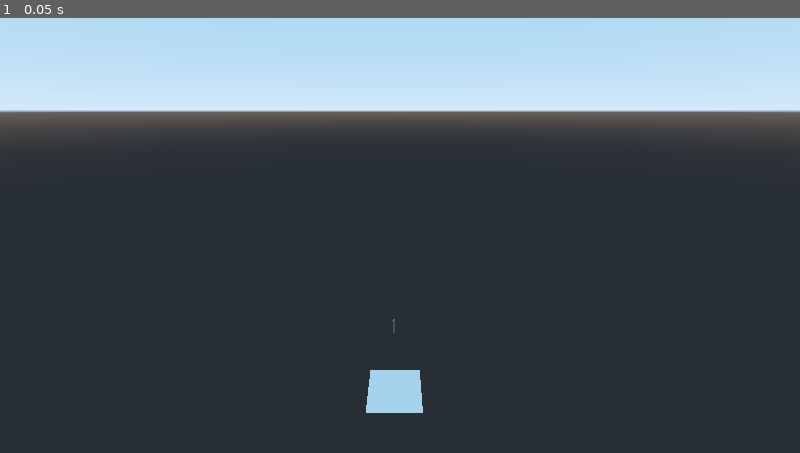
Above: before the commit, frame 1.
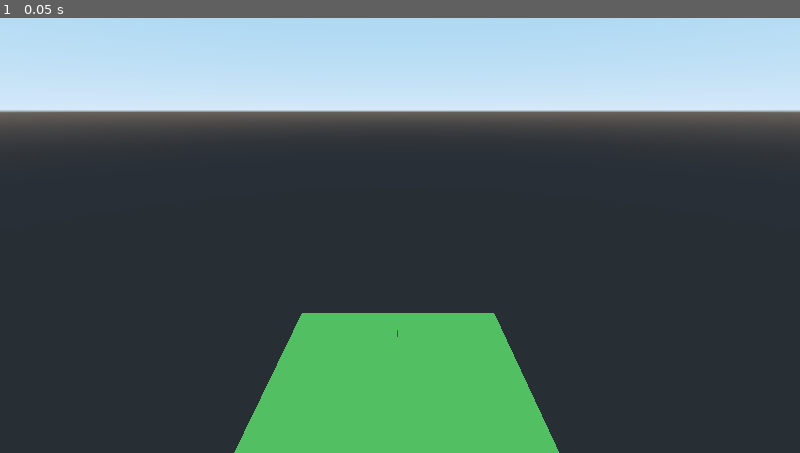
Above: after the commit, the same moment.

Repository: rdaa/AIRLander
Game: Godot game, scene res://Main.tscn
The game is run twice, just before and just after one commit, with the same random seed, the same clock (stepped at 60 frames per second) and the same inputs.
Inputs:
- Up to frame 1 (0.05 s): no input

The runs differ from the first frame. In frame 1, 10% of the frame differs, in the area x 29-70%, y 67-100%.

Commit message:
Empieza a funcionar...

Diff:
--- a/AIRLander/Main.gd
+++ b/AIRLander/Main.gd
@@ -7,27 +7,39 @@
 
 onready var Starship_scene = preload("res://Starship.tscn")
 
-var pos = Vector2(200.0,10.0)
-var vel = Vector2(0.0,200.0)
+var pos = Vector2(0.0,500.0)
+var vel = Vector2(0.0,0.0)
 var gamma = Vector2(0.0,0.0)
 var theta = 90
 var s1
 var ss
+#GA
+var popSize = 1
+var pop = []
+var genes = []
+
 #var s2 = s.new(Vector2(50.0,30.0),vel,gamma)
 
 
 # Called when the node enters the scene tree for the first time.
 func _ready():
 
+
 	s1 = s.new(pos,vel,gamma)
 	s1.name = "hola"
 	add_child(s1)
 	#s1.crear()
-	s1.update()
+	#s1.update()
 	#ss = Starship_scene.instance()
 	#add_child(ss)
+	for i in range(popSize):
+		ss = s.new(pos,vel,gamma)
+		ss.name = "Starship"+str(i)
+		pop.append(ss)
+		add_child(ss)
 
 # Called every frame. 'delta' is the elapsed time since the previous frame.
 func _process(delta):
-	s1.update()
+	for starship in pop:
+		starship.update()
 	#print(nuevas.r,nuevas.theta)
--- a/AIRLander/Main.tscn
+++ b/AIRLander/Main.tscn
@@ -1,19 +1,46 @@
-[gd_scene load_steps=3 format=2]
+[gd_scene load_steps=7 format=2]
 
 [ext_resource path="res://Main.gd" type="Script" id=1]
 
-[sub_resource type="PlaneMesh" id=1]
-size = Vector2( 200, 200 )
+[sub_resource type="CubeMesh" id=1]
+
+[sub_resource type="SpatialMaterial" id=2]
+albedo_color = Color( 0.717647, 0.494118, 0.494118, 1 )
+
+[sub_resource type="CubeMesh" id=3]
+size = Vector3( 2000, 0.1, 2000 )
+
+[sub_resource type="SpatialMaterial" id=4]
+albedo_color = Color( 0.513726, 0.909804, 0.415686, 1 )
+
+[sub_resource type="BoxShape" id=5]
+extents = Vector3( 2000, 0.1, 2000 )
 
 [node name="Main" type="Node"]
 script = ExtResource( 1 )
 
 [node name="Camera" type="Camera" parent="."]
-transform = Transform( 1, 0, 0, 0, 0.951545, 0.30751, 0, -0.30751, 0.951545, 19.809, 1000, 1000 )
+transform = Transform( 1, 0, 0, 0, 0.951545, 0.30751, 0, -0.30751, 0.951545, 19.809, 2000, 2000 )
 far = 8192.0
 
-[node name="MeshInstance" type="MeshInstance" parent="."]
+[node name="StarshipContainer" type="Node" parent="."]
+
+[node name="rot" type="Spatial" parent="."]
+transform = Transform( 0.604023, -0.719846, 0.34202, 0.766044, 0.642788, 0, -0.219846, 0.262003, 0.939693, 0, 0, 0 )
+visible = false
+
+[node name="lin" type="Spatial" parent="rot"]
+transform = Transform( 1, 0, 0, 0, 1, 0, 0, 0, 1, 0, 0, 5 )
+
+[node name="MeshInstance" type="MeshInstance" parent="rot/lin"]
 mesh = SubResource( 1 )
-material/0 = null
+material/0 = SubResource( 2 )
 
-[node name="StarshipContainer" type="Node" parent="."]
+[node name="Area" type="Area" parent="."]
+
+[node name="MeshInstance" type="MeshInstance" parent="Area"]
+mesh = SubResource( 3 )
+material/0 = SubResource( 4 )
+
+[node name="CollisionShape" type="CollisionShape" parent="Area"]
+shape = SubResource( 5 )
--- a/AIRLander/NNController.gd
+++ b/AIRLander/NNController.gd
@@ -95,9 +95,9 @@
         output[1] = 1
     #print(output)
     output[2] = tanh(auxV[2])
-    print(output[2])
+    #print(output[2])
     output[2] = range_lerp(output[2],-1.0,1.0,0.0,4000000.0)
-    print(output[2])
+    #print(output[2])
     output[3] = tanh(auxV[3])
     #print(output[3])
     output[3] = range_lerp(output[3],-1,1,-2,2)
--- /dev/null
+++ b/AIRLander/NeuralNetwork.gd
@@ -0,0 +1,82 @@
+extends Reference
+
+#Output:
+#RCS1 - 1 - 0
+#RCS2 - 1 - 0
+#Thrust - 0-FTmax
+#beta - -betamin - betamax
+#
+
+
+class_name NeuralNetwork
+
+var m = load("res://Matrix.gd").new()
+
+#Matrices Cálculo red neuronal
+
+var listaLayers = [9,12,10,12,4] #9 entradas, 3 capas intermedias (de 12,10 y 12 nodos) y 4 salidas
+var list_w = []
+var list_b = []
+func configure(weights,biases):
+    for i in range(len(listaLayers) - 1):
+        list_w.append(weights[i])
+        list_b.append(biases[i])
+
+func configureG(genes):
+    #numero de genes: 434
+    var geneIndex = 0
+    var auxW = []
+    var auxB = []
+    var nIn
+    var nOut
+    for i in range(len(listaLayers)-1):
+        nIn = listaLayers[i]
+        nOut = listaLayers[i+1]
+        auxW = []
+        for j in range(nOut):
+            auxW.append([])
+            for k in range(nIn):
+                auxW[j].append(genes[geneIndex])
+                geneIndex += 1
+        list_w.append(auxW)
+        auxB = []
+        for j in range(nOut):
+            auxB.append(genes[geneIndex])
+            geneIndex += 1
+        list_b.append(auxB)
+
+
+func feedForward(entrada):
+    var input = entrada
+    var output
+    for i in range(len(list_w)):
+        #r = W*input + bias
+        output = m.multiply_mv(list_w[i],input)
+        output = m.sum_vector(output,list_b[i])
+        #activacion output
+        for j in range(len(output)):
+            output[j] = tanh(output[j])
+        #preparado para la siguiente
+        input = output
+
+    #print(output)
+    if input[0] < 0:
+        output[0] = 0
+    else:
+        output[0] = 1
+
+    if input[1] < 0:
+        output[1] = 0
+    else:
+        output[1] = 1
+    #print(output)
+    # output[2] = tanh(input[2])
+    # #print(output[2])
+    output[2] = range_lerp(output[2],-1.0,1.0,0.0,100000.0)
+    # #print(output[2])
+    # output[3] = tanh(auxV[3])
+    # #print(output[3])
+    #output[3] = range_lerp(output[3],-1,1,-2,2)
+    #print(auxV[3])
+    print(output)
+    return output
--- a/AIRLander/Starship.gd
+++ b/AIRLander/Starship.gd
@@ -2,7 +2,7 @@
 
 class_name Starship
 
-
+var Q = []
 var r :Vector2
 var v :Vector2
 var gamma :Vector2
@@ -28,33 +28,35 @@
 
 onready var ss = preload("res://Starship.tscn").instance()
 onready var perceptron = load("res://Neuron.gd")
-onready var NN = load("res://NNController.gd")
+onready var NN = load("res://NeuralNetwork.gd")
+onready var mat = load("res://Matrix.gd").new()
 var perceptron1
 var ssrot
 var sslin
 var NN1
-
-
-
-
-
-func _init(r ,v,gamma,alpha = 0.0, w = 0.0, theta = 0.0):
+var genes = []
+var fg
+var mesh
+
+
+
+func _init(r_in ,v_in,gamma_in,alpha_in = 0.0, w_in = 0.0, theta_in = 0.0):
 
 	#ss = ss_scene.instance()
 
 
-	r = r
-	v = v
+	r = r_in
+	v = v_in
 	# rglobal
 	# vglobal
 	# gammaglobal
 	# vlocal
 	# gammalocal
-	gamma = gamma #aceleracion
-	alpha = alpha #acc angular
+	gamma = gamma_in #aceleracion
+	alpha = alpha_in #acc angular
 	w = w #vel angular
-	theta = theta #ángulo
-
+	theta = theta_in #ángulo
+	#print(r)
 
 
 
@@ -70,15 +72,15 @@
 	Itensor.x = (m/12.0)*Vector3(3*pow(radio,2) + h, 0, 0)
 	Itensor.y = (m/12.0)*Vector3(0,3*pow(radio,2) + h, 0)
 	Itensor.z = (m/12.0)*Vector3(0, 0, 6*pow(radio,2))
-	print(Itensor)
+	#print(Itensor)
 	I2D = Itensor.x.x #El valor que vamos a usar en el problema 2D, es la única dirección en la que lo giraremos
 #	print(I2D)
 	beta = 0.7 #Ángulo de la tobera del motor respecto al eje longitudinal
-	Ftmax = 1200000  #Máximo empuje del motor cohete
-	g = 10
+	Ftmax = 0  #Máximo empuje del motor cohete
+	g = 0
 
 	#RCS -- en el extremo superior, apuntando a -x y +x
-	Frcs = [Vector2(-15000,0),Vector2(15000,0)] #Vectores de empuje del control de actitud (RCS)
+	Frcs = [Vector2(-1000,0),Vector2(1000,0)] #Vectores de empuje del control de actitud (RCS)
 	RCS = [0,1] #indica qué RCS están activos (1) e inactivos (0)
 	d_rcs = h/2 #distancia de los rcs respecto al CG (h/2---- extremo superior del cohete)
 
@@ -94,18 +96,24 @@
 
 
 func _ready():
+
 	add_child(ss)
 	ssrot = get_node("Starship/Starship-rotation")
 	sslin = get_node("Starship/Starship-rotation/Starship-linear")
+	mesh = get_node("Starship/Starship-rotation/Starship-linear/MeshInstance")
 	sslin.set_translation(Vector3(r.x,r.y,0))
 	var perceptron1 = perceptron.new([-0.5,-0.5],0)
-	print("perceptron")
-	print(perceptron1.compute([0.5,1]))
+	#print("perceptron")
+	#print(perceptron1.compute([0.5,1]))
+
+	for i in range(434):
+		genes.append(rand_range(-1,1))
 	NN1 = NN.new()
-	NN1.configure()
+	NN1.configureG(genes)
 	procesarNN()
-	r = Vector2(0.0,300.0)
-	v = Vector2(0.0,-50.0)
+
+	# r = Vector2(0.0,300.0)
+	# v = Vector2(0.0,-50.0)
 	#ssrot.rotation.z  = deg2rad(theta)
 
 func update():
@@ -118,6 +126,7 @@
 	applyThrust(beta)
 	applyRCS()
 	applyG()
+
 	#print('ri:', ri)
 
 
@@ -142,21 +151,37 @@
 #		print("Cross")
 #		print(ri[i].cross(fuerzas[i]))
 	alpha /= I2D
+
+	Q = computeQ()
 	#velocidad
 	v += gamma*Dt
 	#posicion
-	r += v *Dt
-
+	var dr
+	var dr_vector :Vector2
+	dr = mat.multiply_mv(Q,v)
+	for i in range(len(dr)):
+		dr_vector[i] = dr[i]
+	dr_vector *= Dt
+	r += dr_vector
+	#r += v*Dt
 	#vel. angular
 	w += alpha *Dt
 	#angulo theta
 	theta += w*Dt
 	#print(theta)
 
+
+
 	applyUpdate()
 
 
 
+func computeQ():
+	var matriz
+	matriz = []
+	matriz.append([cos(deg2rad(theta)), -sin(deg2rad(theta))])
+	matriz.append([sin(deg2rad(theta)), cos(deg2rad(theta))])
+	return matriz
 
 func applyThrust(beta):
 	var betarad = deg2rad(beta)
@@ -173,17 +198,23 @@
 			ri.append(Vector2(0,d_rcs))
 
 func applyG():
-	var fg = m*g*Vector2(sin(deg2rad(theta)),-cos(deg2rad(theta)))
+	fg = m*g*Vector2(-sin(deg2rad(theta)),-cos(deg2rad(theta)))
 	fuerzas.append(fg)
 	#print(fg)
 	ri.append(Vector2(0.0,0.0))
+
+
+func applyFriccion():
+	var friccion = -0.2*v
+
 
 
 func applyUpdate():
 	#print('rot',ssrotational)
 	sslin.set_translation(Vector3(r.x,r.y,0))
 	#ssrot.rotate(Vector3(0,0,1),deg2rad(w))
-	ssrot.rotation.z  = deg2rad(theta)
+	#ssrot.rotation.z  = deg2rad(theta)
+	mesh.rotation.z  = deg2rad(theta)
 
 
 func crear():
--- a/AIRLander/Starship.tscn
+++ b/AIRLander/Starship.tscn
@@ -6,8 +6,14 @@
 height = 50.0
 
 [sub_resource type="SpatialMaterial" id=2]
-albedo_color = Color( 0.666667, 0.627451, 0.627451, 1 )
+albedo_color = Color( 0.592157, 0.592157, 0.568627, 1 )
 metallic = 0.34
+
+[sub_resource type="CylinderMesh" id=3]
+height = 50.0
+
+[sub_resource type="SpatialMaterial" id=4]
+albedo_color = Color( 0.796078, 0.8, 0.203922, 1 )
 
 [node name="Starship" type="Spatial"]
 
@@ -18,3 +24,8 @@
 [node name="MeshInstance" type="MeshInstance" parent="Starship-rotation/Starship-linear"]
 mesh = SubResource( 1 )
 material/0 = SubResource( 2 )
+
+[node name="MeshInstance" type="MeshInstance" parent="Starship-rotation/Starship-linear/MeshInstance"]
+transform = Transform( 1, 0, 0, 0, 1, 0, 0, 0, 1, 0, -24.6245, 0 )
+mesh = SubResource( 3 )
+material/0 = SubResource( 4 )
--- a/AIRLander/project.godot
+++ b/AIRLander/project.godot
@@ -14,6 +14,11 @@
 "language": "GDScript",
 "path": "res://NNController.gd"
 }, {
+"base": "Reference",
+"class": "NeuralNetwork",
+"language": "GDScript",
+"path": "res://NeuralNetwork.gd"
+}, {
 "base": "Spatial",
 "class": "Starship",
 "language": "GDScript",
@@ -21,6 +26,7 @@
 } ]
 _global_script_class_icons={
 "NNController": "",
+"NeuralNetwork": "",
 "Starship": ""
 }
 
Empty file added: AIRLander/GA.gd
Not shown: 1 places in AIRLander/Starship.tscn that only renumber resources
